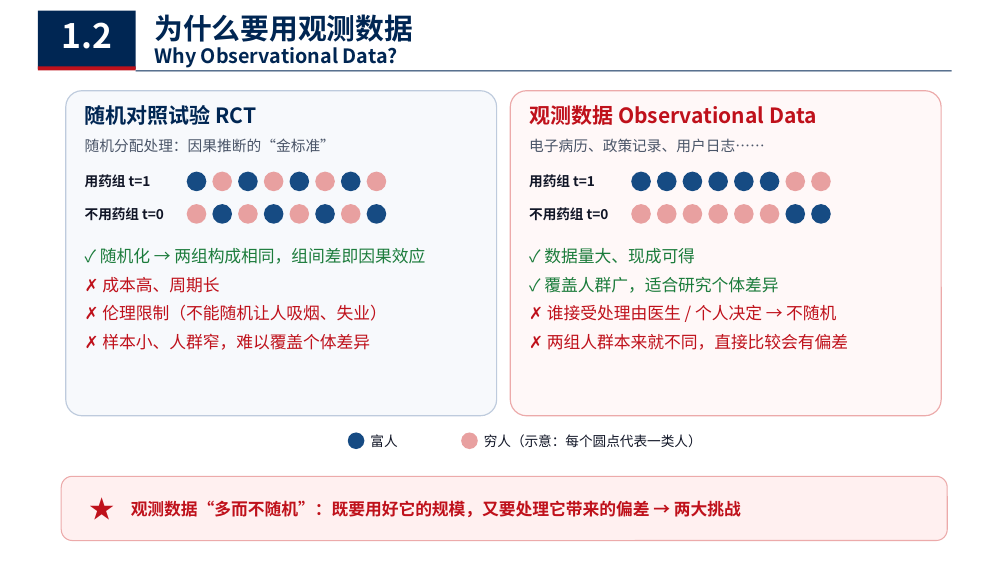
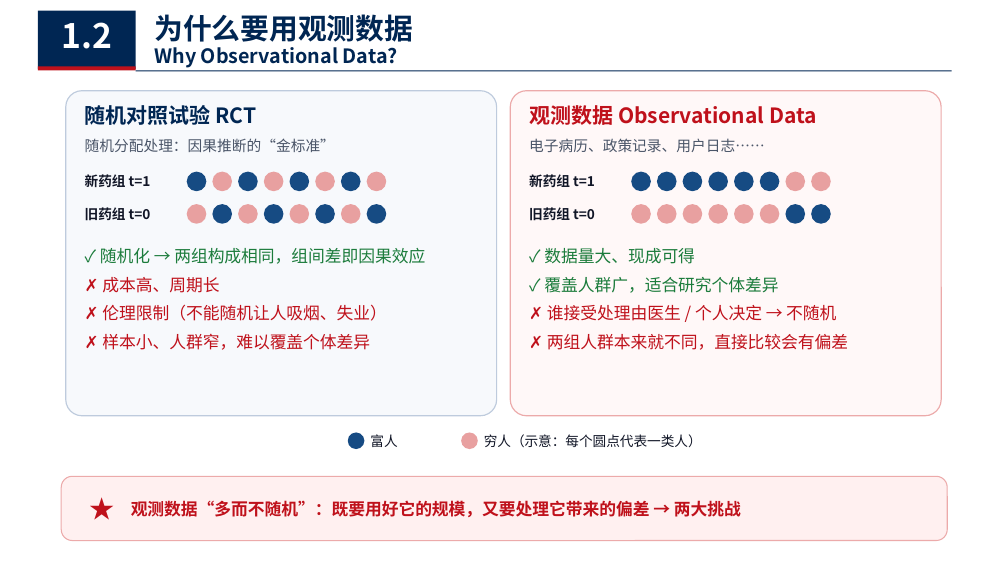
Before and after one commit to chanearly2002/Stastical_Computing, a slide deck: slide 4 of 个体处理效应估计.pptx. Drawn at 1008x567 pixels with LibreOffice and Linux fonts; fonts in the diff are those of the drawing. Boxes give left, top, right and bottom in pixels: in the first picture for what was removed or moved away, otherwise in the second. Text is boxed around its words. In the diff, an @@ line names an element or a change of style, - is before the commit and + after.

```diff
--- a/个体处理效应估计.pptx
+++ b/个体处理效应估计.pptx
@@ text at (85, 174, 151, 187): text changed @@
-用药组 t=1
+新药组 t=1
@@ text at (529, 173, 595, 191): text changed @@
-用药组 t=1
+新药组 t=1
@@ text at (85, 207, 151, 220): text changed @@
-不用药组 t=0
+旧药组 t=0
@@ text at (529, 206, 595, 224): text changed @@
-不用药组 t=0
+旧药组 t=0
```
Also in this commit, not shown: 11 other slides changed, 1 other file.
